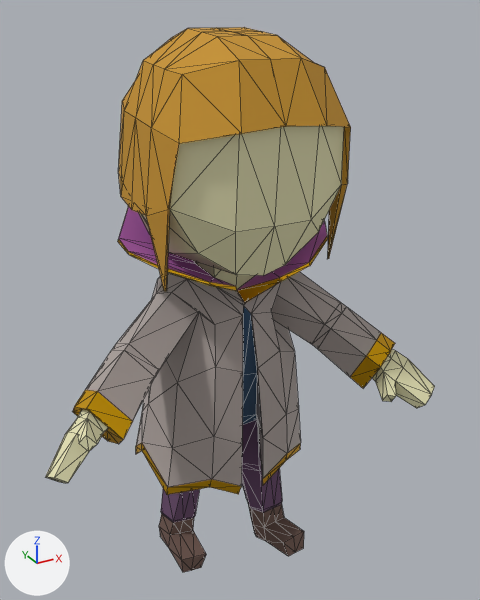
Two versions of the glTF model static/models/invoker.glb, one commit apart.
Camera for both pictures: a 50 mm camera at (-3.35, -6.61, 6.8) aimed at (0.09, -0.34, 3.66). The lights are fixed; the arrows at lower left show +X, +Y and +Z. Mesh edges are drawn as thin lines.

Before the edit, the objects in view are built like this:
```python
ob_cube = bpy.data.objects.new('Cube', me_cube)
ob_cube.location = (0.0, 0.0, 0.0)
```
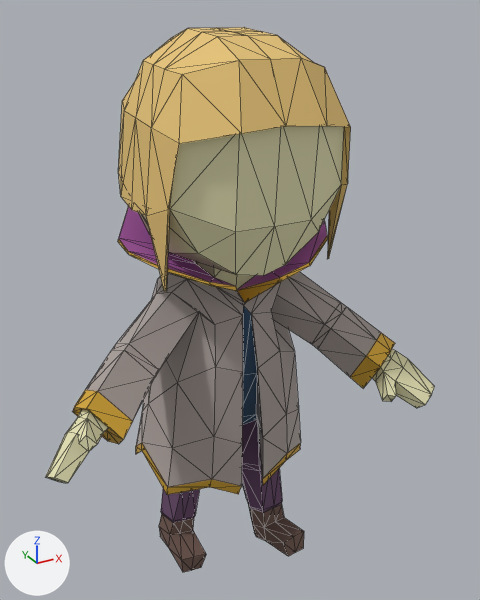
Edits to the bpy script that builds the scene:
```text
Change mat_hair:
    where n2 = _N.new('ShaderNodeMix'); n2.name = 'Mix'
    n2.inputs[7].default_value: (0.56, 0.286, 0.0292, 1.0) -> (0.796, 0.557, 0.193, 1.0)  # 'B', orange #c59230 -> 'B', beige #e7c57a
Change mat_gold:
    where n2 = _N.new('ShaderNodeMix'); n2.name = 'Mix'
    n2.inputs[7].default_value: (0.8, 0.427, 0.0, 1.0) -> (0.8, 0.468, 0.0463, 1.0)  # 'B', yellow #e7af00 -> 'B', yellow #e7b63d
```

Location of each change, [x1, y1, x2, y2] in pixels of the pictures (480 x 600 px):
'Cube', surface changed
    both: [73, 27, 395, 499]
